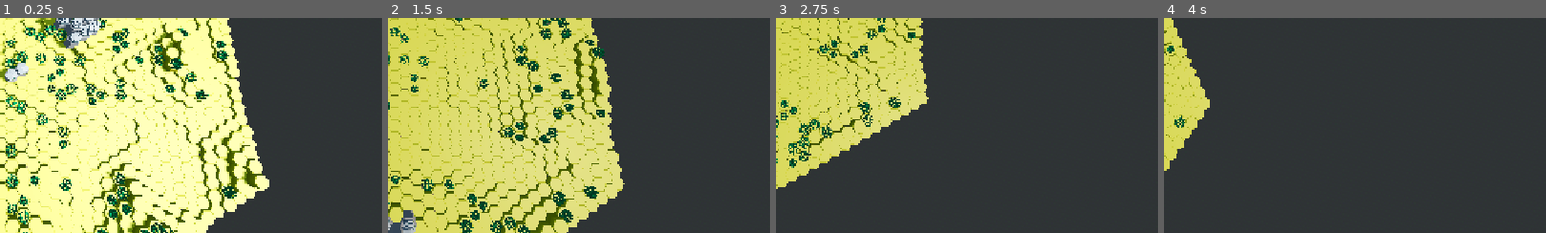
Above: before the commit, frames 1-4 (left to right).
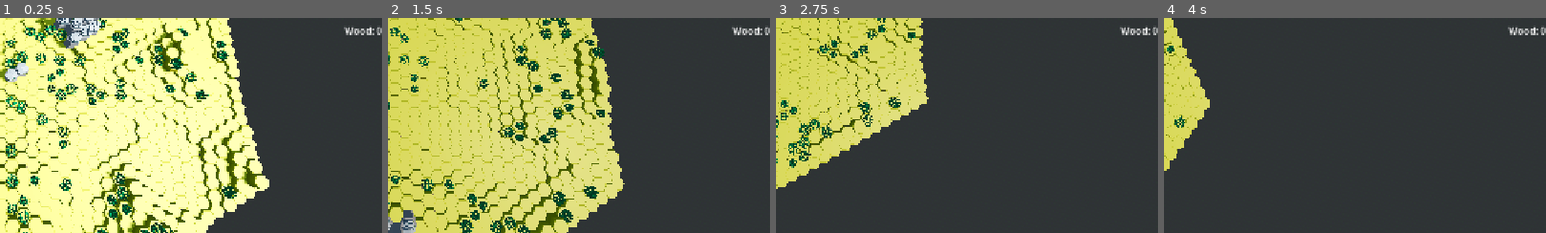
Above: after the commit, the same moments.

Repository: forzinkahd/HexaKingdomGameRepo
Game: Godot game, scene res://Scenes/GameScene.tscn
Two runs of this game, one before a commit and one after it. Both use one fixed random seed, a clock stepped at 60 frames per second and the inputs below.
Inputs (mouse positions are % of the whole screen's width and height, from its top left):
- Up to frame 1 (0.25 s): no input
- Up to frame 2 (1.5 s): click "Generate" at 0.5 s; tap Enter at 1.25 s; move the mouse to (72, 45) at 1.27 s; hold D (MoveRight) from 1.28 s (still down); tap 2 (Build) at 1.35 s; click (72, 45) at 1.42 s
- Up to frame 3 (2.75 s): move the mouse to (30, 55) at 2.02 s; release D (MoveRight) at 2.03 s; hold S (MoveBackwards) from 2.03 s (still down); tap Q (RotateCameraLeft) at 2.1 s
- Up to frame 4 (4 s): move the mouse to (60, 28) at 2.77 s; release S (MoveBackwards) at 2.78 s; hold D (MoveRight) 2.78-3.53 s; hold E (RotateCameraRight) 2.78-3.53 s; move the mouse to (45, 70) at 3.52 s; hold W (MoveForward) from 3.53 s (still down); tap 1 (Select) at 3.6 s; click (45, 70) at 3.67 s
The pictures show only the part of the screen within x 50-100%, y 47-97%; the shares and areas given below are measured in that part.

The runs differ from the first frame. In frame 1, 0.2% of the frame differs, in the area x 90-100%, y 3-8%; in frame 2, 0.2%; in frame 3, 0.2%; in frame 4, 0.2%.

Commit message:
hud updates log count

Diff:
--- a/Scenes/GameScene.tscn
+++ b/Scenes/GameScene.tscn
@@ -21,6 +21,7 @@
 [ext_resource type="Script" uid="uid://kcjwafuybtl5" path="res://Resources/building_definition.gd" id="19_v7xhk"]
 [ext_resource type="PackedScene" uid="uid://b4tb1r4fpi0y3" path="res://Scenes/Units/blue_villager.tscn" id="19_wukv0"]
 [ext_resource type="Resource" uid="uid://bispph7vljlug" path="res://Scenes/Kingdom/Buildings/blue_banner_tc.tres" id="20_wukv0"]
+[ext_resource type="Script" uid="uid://x168kplgypou" path="res://scripts/hud.gd" id="22_wukv0"]
 
 [sub_resource type="CameraAttributesPractical" id="CameraAttributesPractical_1lvu4"]
 dof_blur_far_enabled = true
@@ -161,6 +162,7 @@
 [node name="Chunks" type="Node3D" parent="." unique_id=1209535752]
 
 [node name="HUD" type="CanvasLayer" parent="." unique_id=1102239484]
+script = ExtResource("22_wukv0")
 
 [node name="BuildPanel" type="Panel" parent="HUD" unique_id=1532613484]
 visible = false
@@ -214,6 +216,19 @@
 size = Vector2i(200, 100)
 dialog_text = "Wazzup"
 
+[node name="WoodLabel" type="Label" parent="HUD" unique_id=1117784124]
+anchors_preset = 6
+anchor_left = 1.0
+anchor_top = 0.5
+anchor_right = 1.0
+anchor_bottom = 0.5
+offset_left = -63.0
+offset_top = -11.5
+offset_bottom = 11.5
+grow_horizontal = 0
+grow_vertical = 2
+text = "Wood: 0"
+
 [node name="PlacedObjects" type="Node3D" parent="." unique_id=2018501954]
 
 [node name="Units" type="Node3D" parent="." unique_id=487589458]
--- a/Scenes/NatureResources/log_pickup.gd
+++ b/Scenes/NatureResources/log_pickup.gd
@@ -3,7 +3,7 @@
 
 #var claimed: bool = false
 @export var amount: int = 1
-var is_reserved: bool = false
+#var is_reserved: bool = false
 var _reserved := false
 var _collected := false
 
--- a/scripts/Global/world.gd
+++ b/scripts/Global/world.gd
@@ -13,7 +13,11 @@
 var unique_buildings: Dictionary = {} # StringName -> Voxel
 
 # Resource inventory
-var wood_logs: int = 0
+signal wood_changed(new_amount: int)
+var wood_logs: int = 0:
+	set(value):
+		wood_logs = value
+		wood_changed.emit(wood_logs)
 
 func has_town_center() -> bool:
 	return town_center_voxel != null and is_instance_valid(town_center_node)
--- a/scripts/Managers/unit_manager.gd
+++ b/scripts/Managers/unit_manager.gd
@@ -10,7 +10,7 @@
 	if WorldMap.town_center_voxel == null:
 		return null
 
-	print("villager spawned")
+	#print("villager spawned")
 	var v := villager_scene.instantiate() as Villager
 	units_root.add_child(v)
 	v.place_on_voxel(WorldMap.town_center_voxel)
--- /dev/null
+++ b/scripts/hud.gd
@@ -0,0 +1,12 @@
+extends CanvasLayer
+
+@onready var wood_label: Label = $WoodLabel
+
+
+func _ready() -> void:
+	WorldMap.wood_changed.connect(_on_wood_changed)
+	_on_wood_changed(WorldMap.wood_logs)
+
+
+func _on_wood_changed(v: int) -> void:
+	wood_label.text = "Wood: %d" % v
--- a/scripts/interaction.gd
+++ b/scripts/interaction.gd
@@ -513,64 +513,9 @@
 		await villager.await_reach_target()
 		WorldMap.wood_logs += villager.carrying_logs
 		villager.carrying_logs = 0
-		print("Delivered logs to Town Center! Total: ", WorldMap.wood_logs)
+		#print("Delivered logs to Town Center! Total: ", WorldMap.wood_logs)
 
 	task_manager.clear_task()
-
-
-"""func _run_chop_sequence(villager: Villager, tree: TreeCluster) -> void:
-	# approach
-	while is_instance_valid(tree) and villager.global_position.distance_to(tree.global_position) > 0.9:
-		await get_tree().process_frame
-	if not is_instance_valid(tree):
-		return
-
-	# chop -> logs remain in world
-	var spawn_y := _terrain_cap_y_at(tree.global_position)
-	var logs: Array[LogPickup] = await tree.chop_and_harvest(resource_root, spawn_y)
-	if logs.is_empty():
-		return
-
-	# collect logs (walk to each, pick up)
-	for log in logs:
-		if not is_instance_valid(log):
-			continue
-		if not villager.can_carry_more():
-			break
-
-		# reserve so future villagers won't steal it
-		if not log.reserve():
-			continue
-
-		# move to log
-		var pick_pos: Vector3 = log.global_position
-		villager.move_to_world(pick_pos)
-		await villager.await_reach_target()
-
-		# tiny “pickup beat” so you can see the log
-		await get_tree().create_timer(villager.pickup_time).timeout
-
-		# log might have been collected/destroyed while we waited
-		if not is_instance_valid(log):
-			continue
-
-		villager.pickup_log(log)
-
-
-	# haul to town center + deposit
-	if WorldMap.town_center_voxel != null:
-		var drop := Vector3(
-			WorldMap.town_center_voxel.world_position.x,
-			villager.global_position.y,
-			WorldMap.town_center_voxel.world_position.z
-		)
-		villager.move_to_world(drop)
-		await villager.reached_target
-
-		# deposit to a global counter (prototype)
-		WorldMap.wood_logs += villager.carrying_logs
-		villager.carrying_logs = 0
-		print("Deposited logs. Total wood:", WorldMap.wood_logs)"""
 
 
 func _terrain_cap_y_at(world_xz: Vector3) -> float:
Not shown, added: scripts/hud.gd.uid
